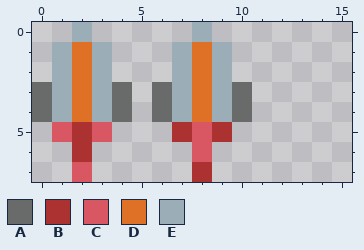
Two versions of one pixel-art file, Assets/Spaceship/Player Missle.aseprite. This is how it looked before the edit.
16x8 pixels, 1 frame.
Palette (. is transparent): A #696a6a  B #ac3232  C #d95763  D #df7126  E #9badb7
Pixels before, first column x 0:
0 ..E.....E..
1 .EDE...EDE.
2 .EDE...EDE.
3 AEDEA.AEDEA
4 AEDEA.AEDEA
5 .CBC...BCB.
6 ..B.....C..
7 ..C.....B..
And afterwards:
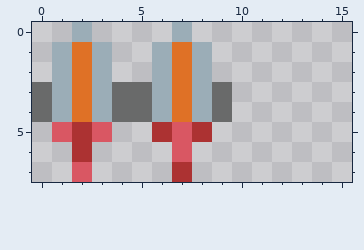
The edit:
Changed rows in their new state; - is an unchanged pixel.
first column x 5:
0 --E.--
1 -EDE.-
2 -EDE.-
3 AEDEA.
4 AEDEA.
5 -BCB.-
6 --C.--
7 --B.--
